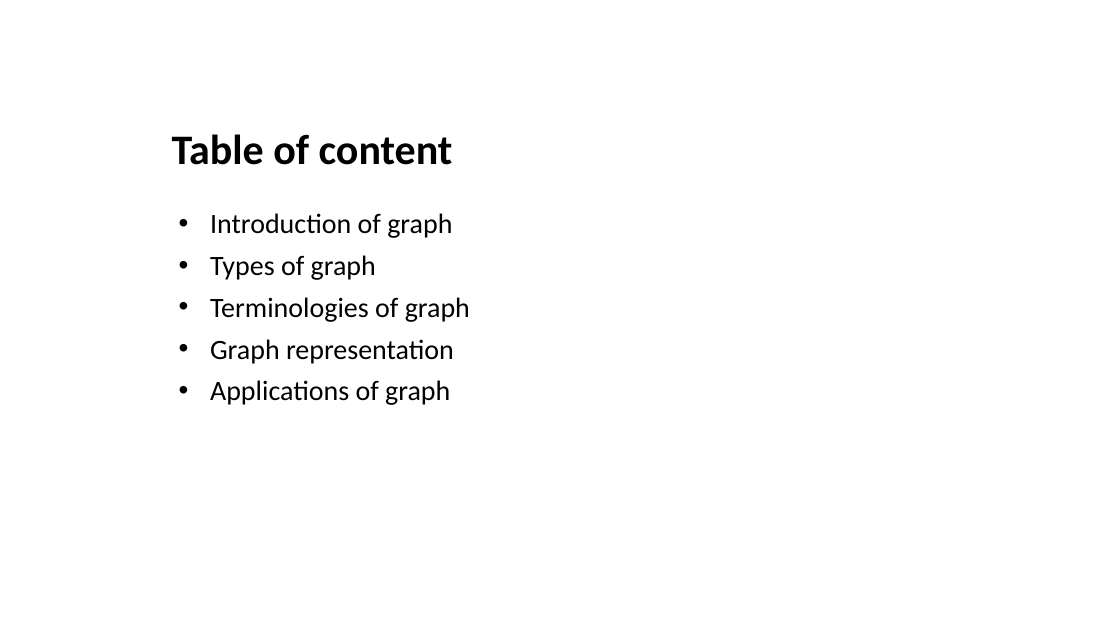
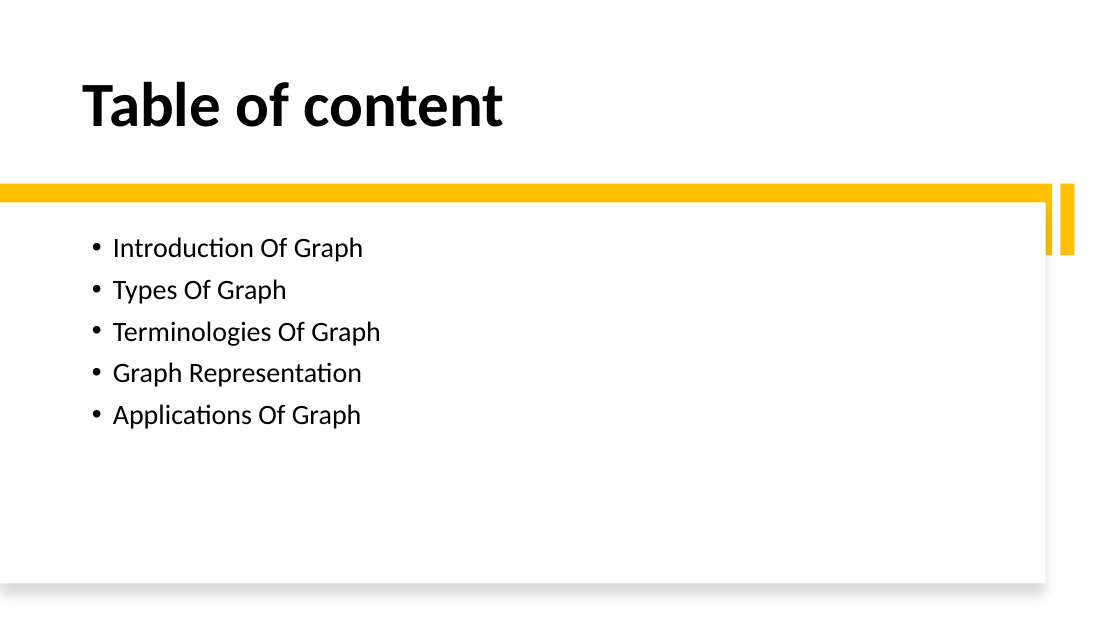
Before and after one commit to alaminbhuyan/DSA-In-Python, a slide deck: slide 2 of Data Structure & Algorithm PDF/Graph Data Structure.pptx. Drawn at 1120x630 pixels with LibreOffice and Linux fonts; fonts in the diff are those of the drawing. Boxes give left, top, right and bottom in pixels: in the first picture for what was removed or moved away, otherwise in the second. Text is boxed around its words. In the diff, an @@ line names an element or a change of style, - is before the commit and + after.

Commit message:
Update Graph Data Structure PPTX file
Replaces the existing Graph Data Structure PowerPoint file with a new version. Specific content changes are not detailed in the diff.

```diff
--- a/Data Structure & Algorithm PDF/Graph Data Structure.pptx
+++ b/Data Structure & Algorithm PDF/Graph Data Structure.pptx
@@ title "Table of content": place and size @@
-title "Table of content" at (172,134,453,165)
+title "Table of content" at (83,81,504,127)
@@ title "Table of content" at (83,81,504,127): size 36 to 54 pt; alignment centre to left @@
@@ rectangle added at (0,184,1053,255), fill #FFC000 @@
@@ rectangle added at (0,202,1046,584), fill #FFFFFF @@
@@ rectangle added at (1060,184,1075,255), fill #FFC000 @@
@@ subtitle "Introduction Of Graph" at (113,237,381,429): vertical alignment top to middle @@
@@ subtitle at (113,237,381,429): text changed @@
-• Introduction of graph
-• Types of graph
-• Terminologies of graph
-• Graph representation
-• Applications of graph
+• Introduction Of Graph
+• Types Of Graph
+• Terminologies Of Graph
+• Graph Representation
+• Applications Of Graph
```
Also in this commit, not shown: 11 other slides changed, 1 slide added.
